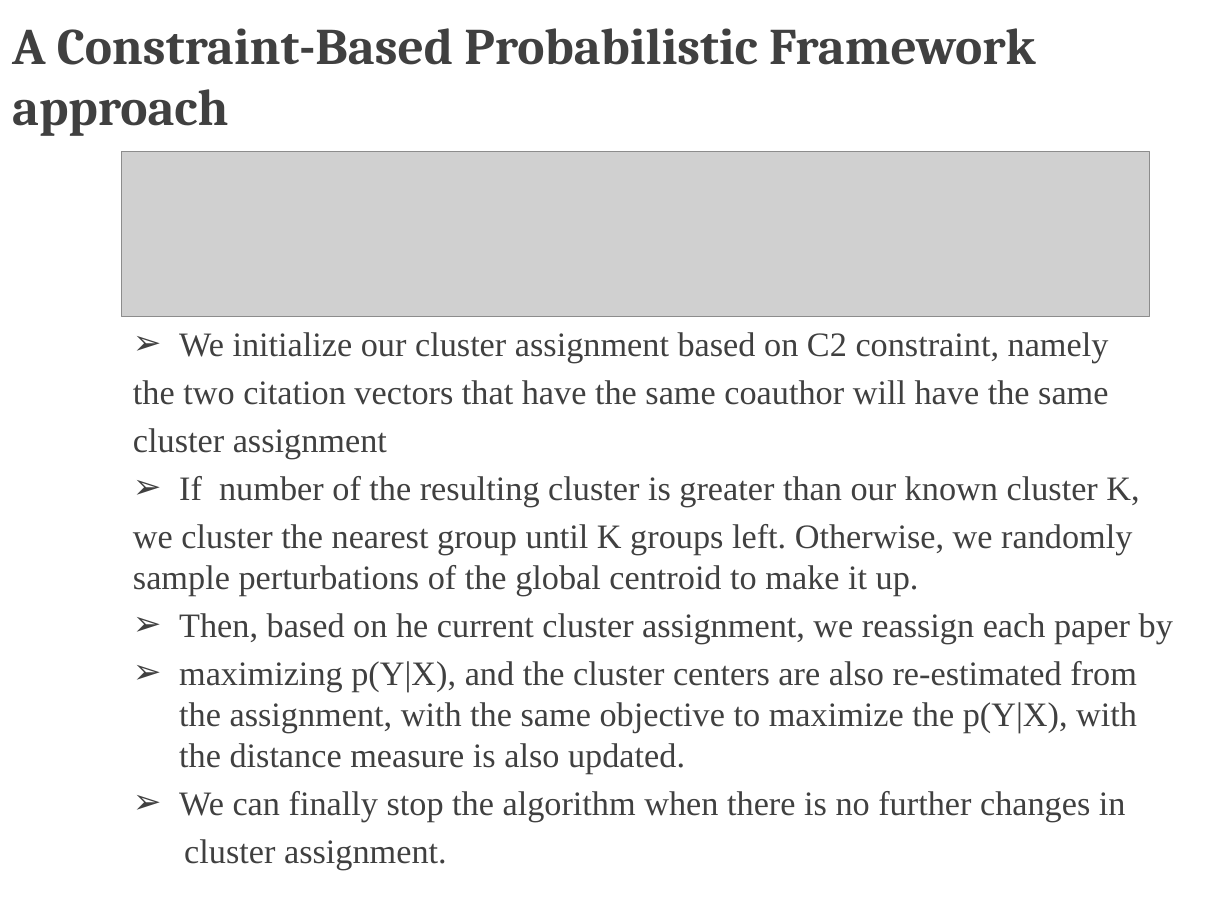
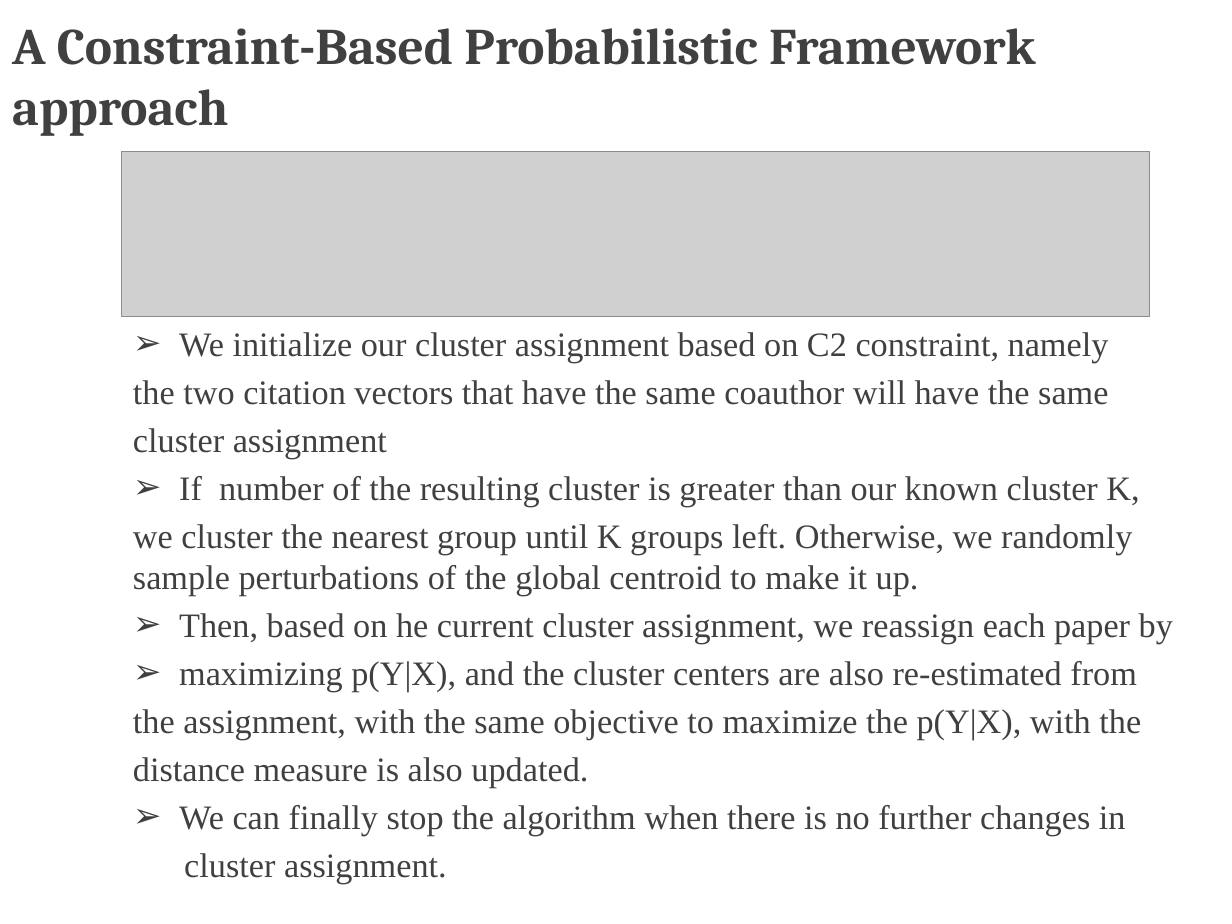
Before and after one commit to TZstatsADS/Spr2017-proj4-team13, a slide deck: slide 6 of doc/presentation.pptx. Drawn at 1232x924 pixels with LibreOffice and Linux fonts; fonts in the diff are those of the drawing; grey boxes stand for pictures; background and template pictures are left out. Boxes give left, top, right and bottom in pixels: in the first picture for what was removed or moved away, otherwise in the second. Text is boxed around its words. In the diff, an @@ line names an element or a change of style, - is before the commit and + after.

Commit message:
update

```diff
--- a/doc/presentation.pptx
+++ b/doc/presentation.pptx
@@ text at [133,661,1141,788]: text changed @@
-➢ maximizing p(Y|X), and the cluster centers are also re-estimated from the assignment, with the same objective to maximize the p(Y|X), with the distance measure is also updated.
+➢ maximizing p(Y|X), and the cluster centers are also re-estimated from
+the assignment, with the same objective to maximize the p(Y|X), with the
+distance measure is also updated.
```
Also in this commit, not shown: 2 other slides changed, 1 slide added, 1 slide removed.
